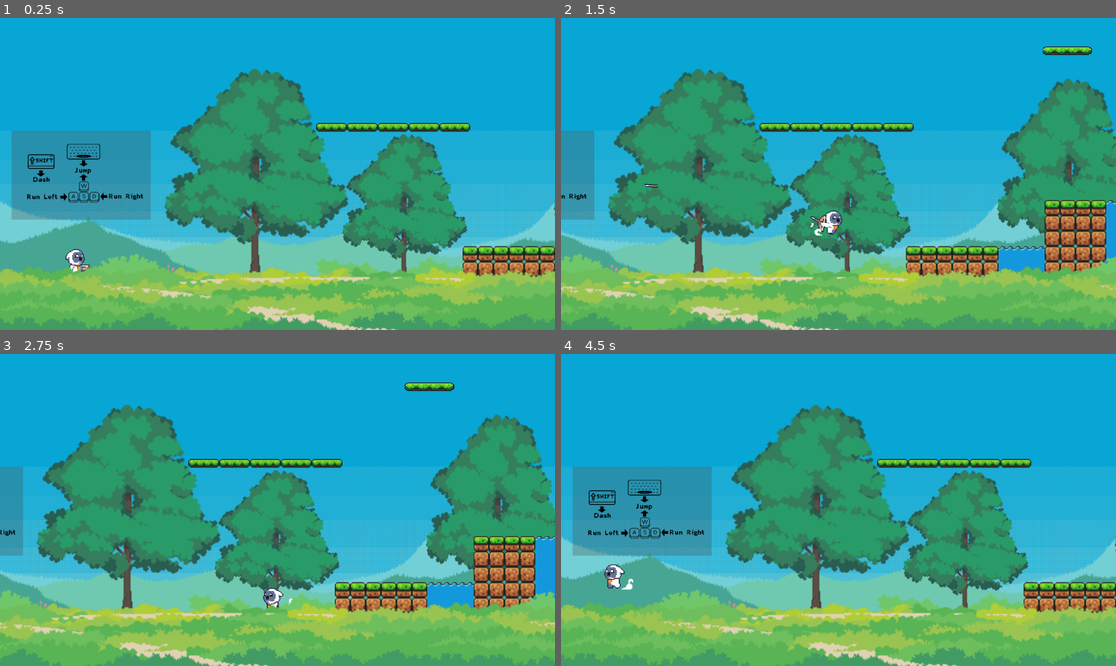
Above: before the commit, frames 1-4 (two rows, left to right).
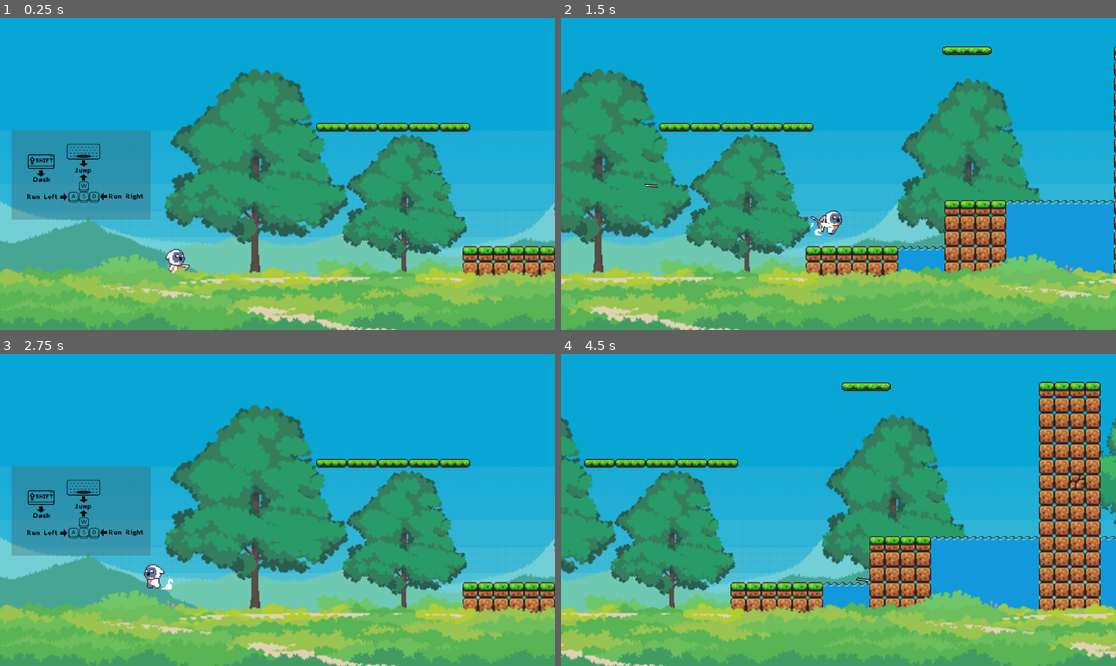
Above: after the commit, the same moments.

Repository: Anastylos/Jump-and-Run
Game: Godot game, scene res://scenes/game.tscn
Two runs of this game, one before a commit and one after it. Both use one fixed random seed, a clock stepped at 60 frames per second and the inputs below. The project has no main scene, so this scene is started directly.
Inputs (mouse positions are in pixels of both pictures, inside the frame that each line leads up to):
- Up to frame 1 (0.25 s): no input
- Up to frame 2 (1.5 s): move the mouse to (960, 158) at 0.52 s; hold D (right) from 0.53 s (still down); tap Shift (dash) at 0.6 s; tap Space (springen) at 0.77 s; move the mouse to (727, 189) at 1.27 s; click (727, 189) at 1.35 s
- Up to frame 3 (2.75 s): tap Space (springen) at 1.52 s; move the mouse to (333, 441) at 2.02 s; release D (right) at 2.03 s; hold A (left) from 2.03 s (still down); hold Right mouse button (slowmow) from 2.03 s (still down)
- Up to frame 4 (4.5 s): move the mouse to (810, 572) at 2.77 s; release A (left) at 2.78 s; release Right mouse button (slowmow) at 2.78 s; hold D (right) 2.78-4.28 s; tap Shift (dash) at 2.85 s; tap Space (springen) at 3.02, 3.77 s; move the mouse to (1005, 556) at 3.52 s; click (1005, 556) at 3.6 s; move the mouse to (672, 463) at 4.27 s; hold A (left) from 4.28 s (still down); right-click (672, 463) at 4.35 s

The runs differ from the first frame. In frame 1, 0.4% of the frame differs, in the area x 11-35%, y 73-82%; in frame 2, 55%; in frame 3, 56%; in frame 4, 57%, in the area x 0-100%, y 8-100%.

Commit message:
New Player Pos
Neue Player Pos

Diff:
--- a/Godot Game/scenes/game.tscn
+++ b/Godot Game/scenes/game.tscn
@@ -502,7 +502,7 @@
 tile_set = SubResource("TileSet_b320g")
 
 [node name="CharacterBody2D" parent="." instance=ExtResource("1_65wfv")]
-position = Vector2(-198, 110)
+position = Vector2(-94, 111)
 
 [node name="Camera2D" type="Camera2D" parent="CharacterBody2D"]
 position = Vector2(1, 1)
